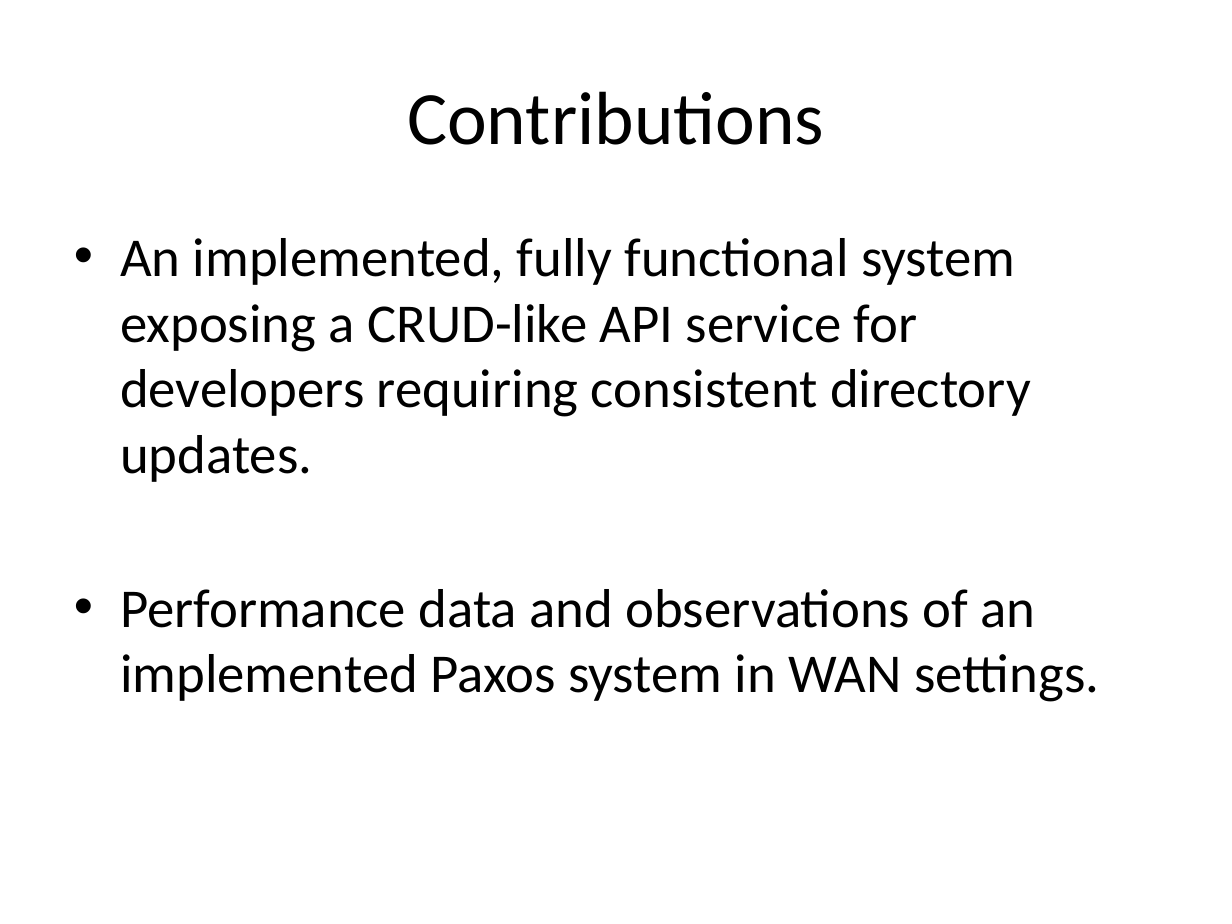
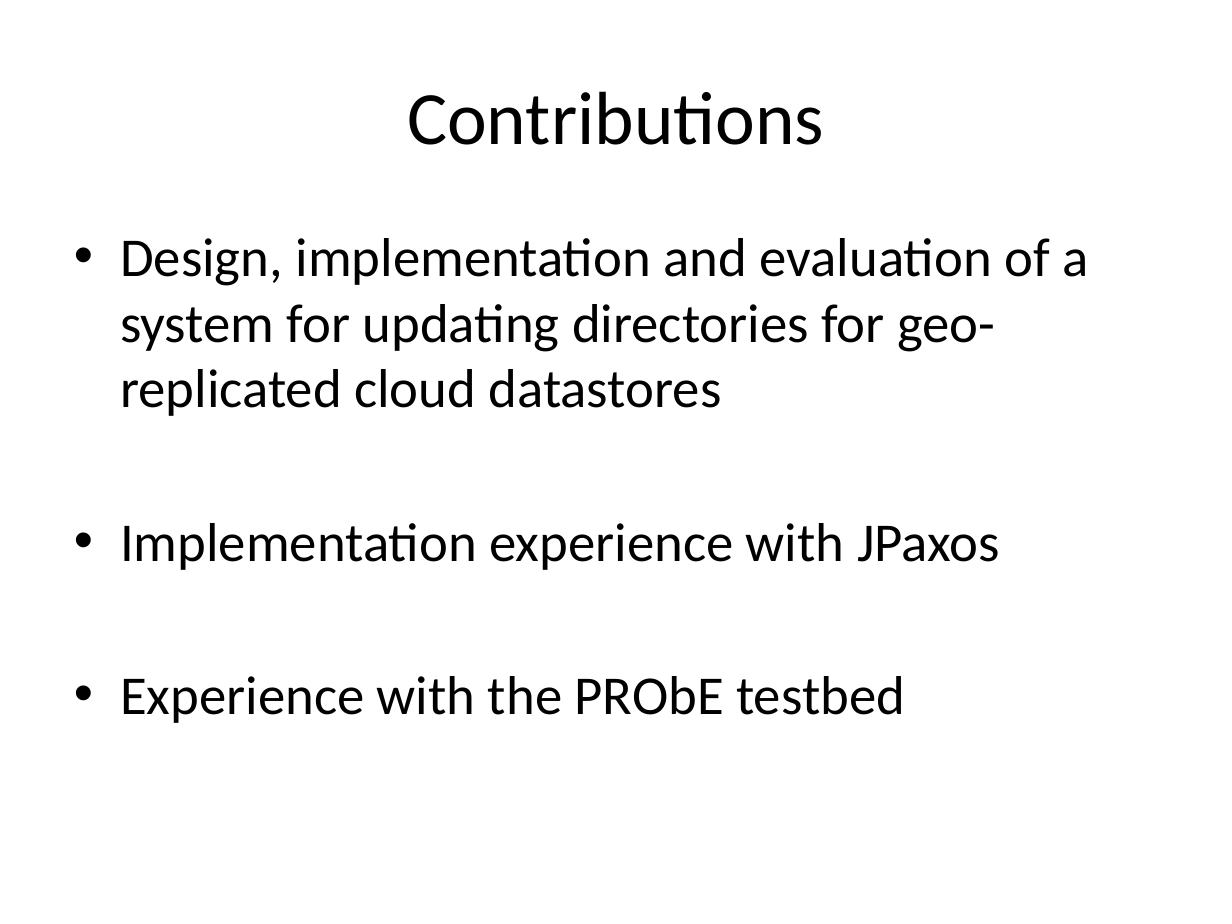
Before and after one commit to Slania/JPaxos-1, a slide deck: slide 8 of Paxos based directory updates for geo-replicated cloud storage.pptx. Drawn at 1232x924 pixels with LibreOffice and Linux fonts; fonts in the diff are those of the drawing. Boxes give left, top, right and bottom in pixels: in the first picture for what was removed or moved away, otherwise in the second. Text is boxed around its words. In the diff, an @@ line names an element or a change of style, - is before the commit and + after.

```diff
--- a/Paxos based directory updates for geo-replicated cloud storage.pptx
+++ b/Paxos based directory updates for geo-replicated cloud storage.pptx
@@ text at box(120, 238, 1088, 723): text changed @@
-• An implemented, fully functional system exposing a CRUD-like API service for developers requiring consistent directory updates.
-• Performance data and observations of an implemented Paxos system in WAN settings.
+• Design, implementation and evaluation of a system for updating directories for geo-replicated cloud datastores
+• Implementation experience with JPaxos
+• Experience with the PRObE testbed
```
Also in this commit, not shown: 2 other slides changed, 9 slides added, 7 slides removed, 1 other file.
